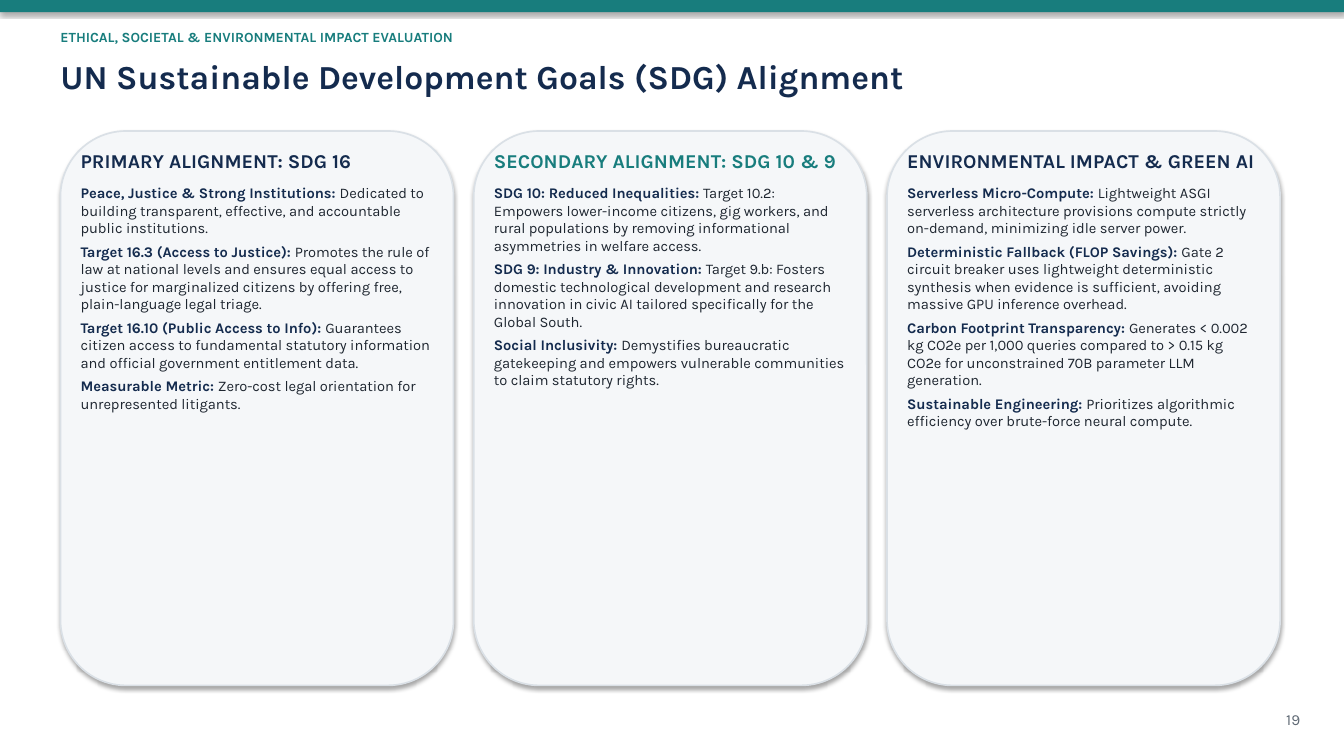
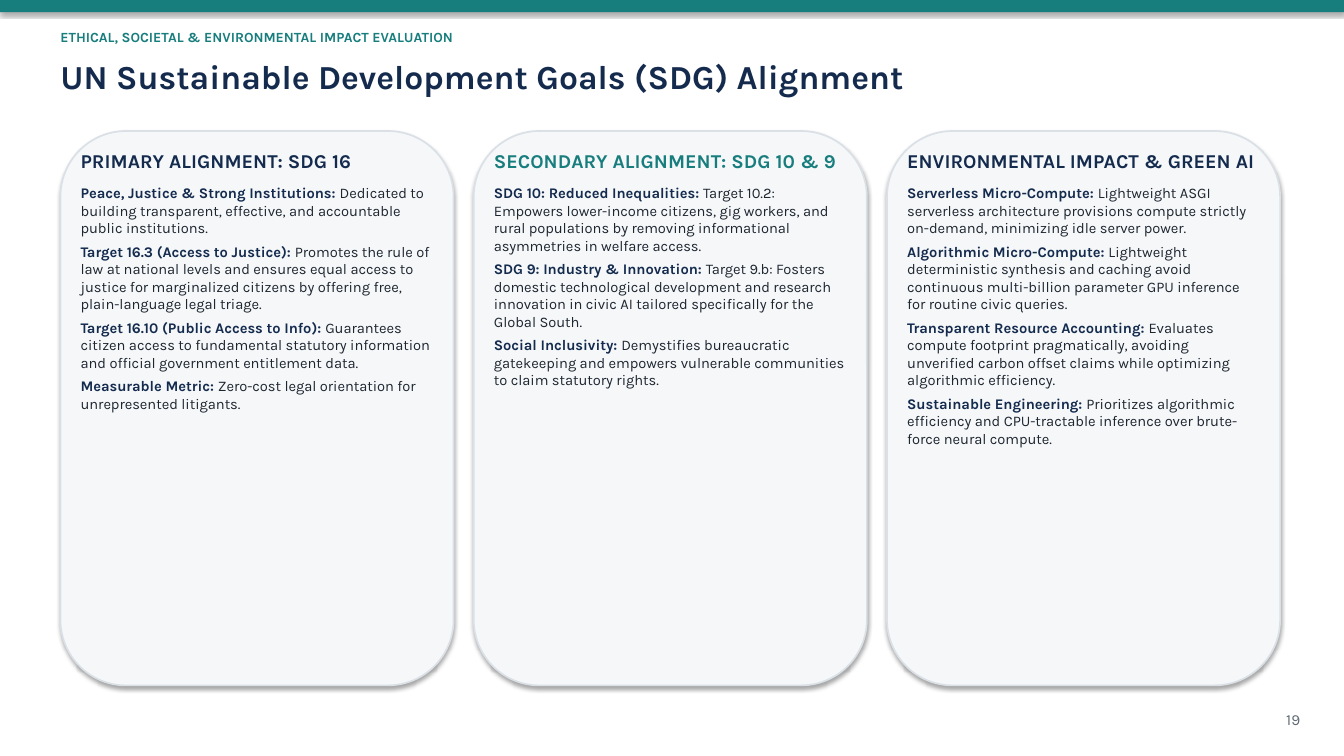
Before and after one commit to DEVANSHSAVLA/Finalyear_MajorProject, a slide deck: slide 19 of docs/review-2-submission/CivicSphere_AI_Review_2_Presentation.pptx. Drawn at 1344x756 pixels with LibreOffice and Linux fonts; fonts in the diff are those of the drawing. Boxes give left, top, right and bottom in pixels: in the first picture for what was removed or moved away, otherwise in the second. Text is boxed around its words. In the diff, an @@ line names an element or a change of style, - is before the commit and + after.

```diff
--- a/docs/review-2-submission/CivicSphere_AI_Review_2_Presentation.pptx
+++ b/docs/review-2-submission/CivicSphere_AI_Review_2_Presentation.pptx
@@ text at [907,246,1239,448]: text changed @@
-Deterministic Fallback (FLOP Savings): Gate 2 circuit breaker uses lightweight deterministic synthesis when evidence is sufficient, avoiding massive GPU inference overhead.
-Carbon Footprint Transparency: Generates < 0.002 kg CO2e per 1,000 queries compared to > 0.15 kg CO2e for unconstrained 70B parameter LLM generation.
-Sustainable Engineering: Prioritizes algorithmic efficiency over brute-force neural compute.
+Algorithmic Micro-Compute: Lightweight deterministic synthesis and caching avoid continuous multi-billion parameter GPU inference for routine civic queries.
+Transparent Resource Accounting: Evaluates compute footprint pragmatically, avoiding unverified carbon offset claims while optimizing algorithmic efficiency.
+Sustainable Engineering: Prioritizes algorithmic efficiency and CPU-tractable inference over brute-force neural compute.
```
Also in this commit, not shown: 19 other slides changed, 30 other files.
